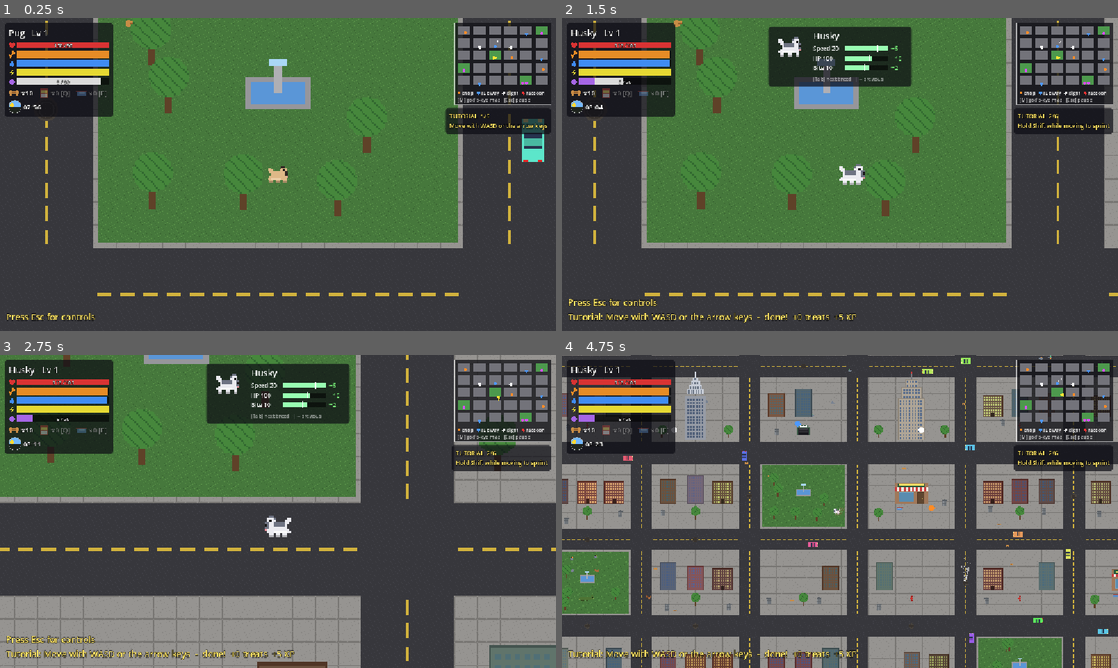
Above: before the commit, frames 1-4 (two rows, left to right).
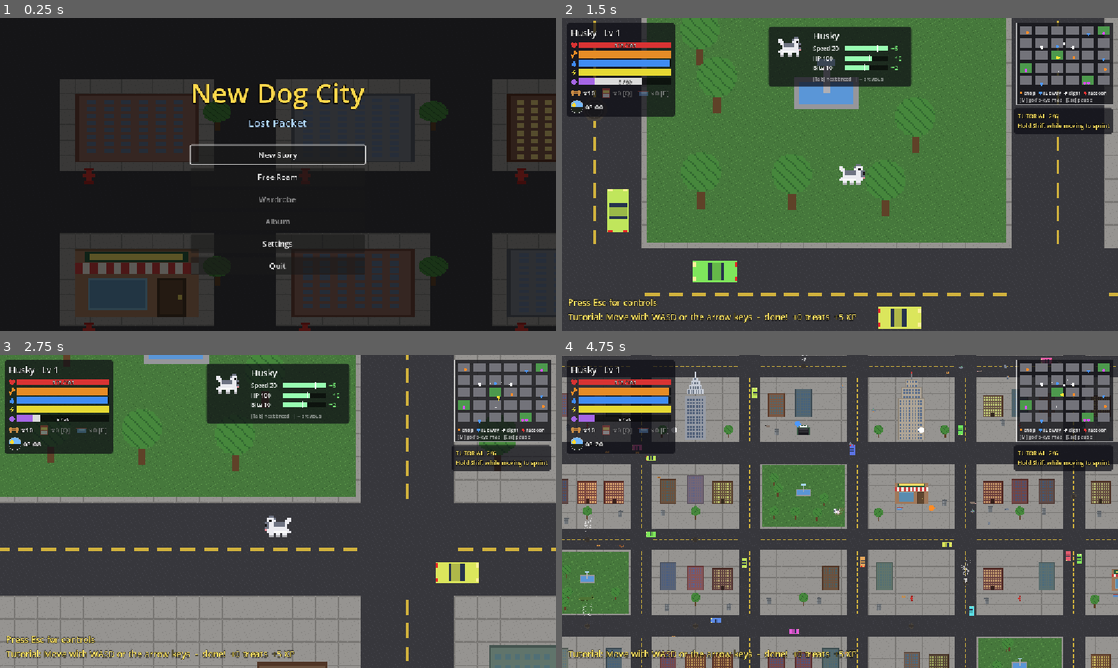
Above: after the commit, the same moments.

Repository: Damon1o/new-dog-city
Game: Godot game, scene res://scenes/Home.tscn
Same seed, same stepped clock (60 frames per second), same inputs: the game is played once before the commit and once after it. Before the commit the project starts from res://scenes/Main.tscn.
Inputs (mouse positions are in pixels of both pictures, inside the frame that each line leads up to):
- Up to frame 1 (0.25 s): no input
- Up to frame 2 (1.5 s): click (840, 177) at 0.5 s, where only the run after the commit has a clickable "Free Roam"; tap Enter at 1.25 s; move the mouse to (962, 158) at 1.27 s; hold D from 1.28 s (still down); tap Tab at 1.35 s; click (962, 158) at 1.42 s
- Up to frame 3 (2.75 s): tap Space at 1.52, 2.27 s; move the mouse to (166, 527) at 2.02 s; release D at 2.03 s; hold S from 2.03 s (still down); tap Q at 2.1 s; click (166, 527) at 2.17 s
- Up to frame 4 (4.75 s): move the mouse to (895, 442) at 2.77 s; release S at 2.78 s; hold D 2.78-3.53 s; tap E at 2.85 s; click (895, 442) at 2.92 s; move the mouse to (812, 574) at 3.52 s; hold W 3.53-4.28 s; tap F at 3.6 s; click (812, 574) at 3.67 s; tap Space at 3.77, 4.52 s; move the mouse to (1006, 558) at 4.27 s; hold A from 4.28 s (still down); tap M at 4.35 s; click (1006, 558) at 4.42 s

The runs differ from the first frame. In frame 1, 84% of the frame differs, in the area x 0-100%, y 0-100%; in frame 2, 1.5%; in frame 3, 0.5%; in frame 4, 0.9%.

Commit message:
M5-10: home screen (Continue / New Story / Free Roam / Wardrobe / Album / Settings / Quit)
New launch scene scenes/Home.tscn + scripts/ui/home.gd. Continue only when the
save has a dog section; New Story over a save confirms in-UI, then wipes all but
the ui section. Settings: bus volumes + reduce motion + controls, written to the
save's ui section. Wardrobe / Album dimmed with a coming-soon toast. Quit hidden
on web. Free Roam lock (ch1_clue) left open until Story lands.

Co-Authored-By: Claude Opus 5.5 <noreply@anthropic.com>

Diff:
--- a/project.godot
+++ b/project.godot
@@ -11,7 +11,7 @@
 [application]
 
 config/name="New Dog City"
-run/main_scene="res://scenes/Main.tscn"
+run/main_scene="res://scenes/Home.tscn"
 config/features=PackedStringArray("4.7")
 
 [display]
--- /dev/null
+++ b/scenes/Home.tscn
@@ -0,0 +1,11 @@
+[gd_scene load_steps=2 format=3]
+
+[ext_resource type="Script" path="res://scripts/ui/home.gd" id="1_home"]
+
+[node name="Home" type="Control"]
+anchors_preset = 15
+anchor_right = 1.0
+anchor_bottom = 1.0
+grow_horizontal = 2
+grow_vertical = 2
+script = ExtResource("1_home")
--- /dev/null
+++ b/scripts/ui/home.gd
@@ -0,0 +1,222 @@
+extends Control
+## Home screen (spec 11 "Home"): the launch scene. Continue / New Story / Free Roam /
+## Wardrobe / Album / Settings / Quit over a slowly panning NYC street.
+
+const GAME_SCENE := "res://scenes/Main.tscn"
+const Save := preload("res://scripts/systems/save.gd")
+const TILE := 64.0
+const STEP := Vector2(7, 5) * TILE  # one block + one road, same rhythm as the city
+## Keep in sync with the pause panel in scripts/ui/hud.gd.
+const CONTROLS := "WASD / arrows   move\nShift   sprint\nSpace / left click   attack\nF   doors, stairs, burrow\nQ / E   eat Purina / drink water\nTab   change breed\nM   god's-eye map\n1-4   shop and subway choices\nEsc   pause"
+
+var save_path := "user://save.cfg"  # var so the smoke test can point it elsewhere
+var tex := {}
+var pan := 0.0
+var bg: Control
+var menu: VBoxContainer
+var continue_btn: Button
+var confirm_panel: PanelContainer
+var settings_panel: PanelContainer
+var toasts: VBoxContainer
+var vols := {}  # bus name -> HSlider
+var reduce_motion: CheckBox
+
+## A save counts once it has a dog: restart() leaves a "ui"-only file (volumes), which is no save.
+static func has_save(path: String) -> bool:
+	var cfg := ConfigFile.new()
+	return cfg.load(path) == OK and cfg.has_section("dog")
+
+func _ready() -> void:
+	set_anchors_and_offsets_preset(Control.PRESET_FULL_RECT)
+	for n in ["road", "sidewalk", "building_a", "building_b", "building_c", "bodega", "tree", "hydrant"]:
+		tex[n] = load("res://assets/%s.png" % n)
+	bg = Control.new()
+	bg.mouse_filter = Control.MOUSE_FILTER_IGNORE
+	bg.draw.connect(draw_street)
+	add_child(bg)
+	bg.set_anchors_and_offsets_preset(Control.PRESET_FULL_RECT)
+	var shade := ColorRect.new()
+	shade.color = Color(0, 0, 0, 0.62)
+	shade.mouse_filter = Control.MOUSE_FILTER_IGNORE
+	add_child(shade)
+	shade.set_anchors_and_offsets_preset(Control.PRESET_FULL_RECT)
+
+	var center := CenterContainer.new()
+	add_child(center)
+	center.set_anchors_and_offsets_preset(Control.PRESET_FULL_RECT)
+	menu = VBoxContainer.new()
+	menu.add_theme_constant_override("separation", 8)
+	center.add_child(menu)
+	label(menu, 56, Color(1, 0.85, 0.3)).text = "New Dog City"
+	label(menu, 22, Color(0.7, 0.85, 1)).text = "Lost Packet"
+	var gap := Control.new()
+	gap.custom_minimum_size.y = 16
+	menu.add_child(gap)
+	continue_btn = button("Continue", start_game)
+	button("New Story", new_story)
+	# ponytail: spec open question 4 locks Free Roam until Story flag ch1_clue; Story (M5-1) isn't in yet, so it's always open.
+	button("Free Roam", start_game)
+	for b in [button("Wardrobe", soon.bind("Wardrobe")), button("Album", soon.bind("Album"))]:  # M4-11, M5-5
+		b.modulate.a = 0.55  # not built yet: dimmed, press shows a "coming soon" toast
+	button("Settings", open_settings)
+	button("Quit", get_tree().quit).visible = not OS.has_feature("web")
+
+	confirm_panel = panel()
+	var cv := VBoxContainer.new()
+	cv.add_theme_constant_override("separation", 8)
+	confirm_panel.add_child(cv)
+	label(cv, 20, Color(1, 0.5, 0.4)).text = "Start a new story?"
+	label(cv, 14).text = "This overwrites your saved dog.\nVolume settings are kept."
+	button("Overwrite and start", wipe_and_start, cv)
+	button("Back", show_menu, cv)
+	center.add_child(confirm_panel)
+
+	settings_panel = panel()
+	var sv := VBoxContainer.new()
+	sv.add_theme_constant_override("separation", 6)
+	settings_panel.add_child(sv)
+	label(sv, 24).text = "SETTINGS"
+	var cfg := ConfigFile.new()
+	cfg.load(save_path)
+	for bus in ["Master", "Music", "SFX", "Ambience"]:
+		label(sv, 14).text = "Volume" if bus == "Master" else bus
+		var sl := HSlider.new()
+		sl.max_value = 1.0
+		sl.step = 0.05
+		sl.custom_minimum_size.x = 260
+		sl.value_changed.connect(func(v: float): Sound.set_volume(bus, v))
+		sl.value = cfg.get_value("ui", "volume" if bus == "Master" else Save.VOLS[bus], 1.0)
+		Sound.set_volume(bus, sl.value)
+		sv.add_child(sl)
+		vols[bus] = sl
+	reduce_motion = CheckBox.new()
+	reduce_motion.text = "Reduce motion"
+	reduce_motion.button_pressed = cfg.get_value("ui", "reduce_motion", false)
+	sv.add_child(reduce_motion)
+	label(sv, 16, Color(1, 0.9, 0.4)).text = "Controls"
+	label(sv, 13).text = CONTROLS
+	button("Back", save_settings, sv)
+	center.add_child(settings_panel)
+
+	toasts = VBoxContainer.new()
+	toasts.alignment = BoxContainer.ALIGNMENT_END
+	toasts.mouse_filter = Control.MOUSE_FILTER_IGNORE
+	add_child(toasts)
+	toasts.set_anchors_and_offsets_preset(Control.PRESET_BOTTOM_LEFT)
+	toasts.offset_left = 16
+	toasts.offset_top = -120
+	toasts.offset_bottom = -16
+	show_menu()
+
+func _process(delta: float) -> void:
+	if not reduce_motion.button_pressed:
+		pan += delta * 18.0
+		bg.queue_redraw()
+
+func _unhandled_input(e: InputEvent) -> void:
+	if e.is_action_pressed("ui_cancel") and not menu.visible:
+		if settings_panel.visible:
+			save_settings()
+		else:
+			show_menu()
+		get_viewport().set_input_as_handled()
+
+## Street tiles: sidewalk everywhere, a road every block, a few buildings, drifting diagonally.
+func draw_street() -> void:
+	var off := Vector2(fmod(pan, STEP.x), fmod(pan * 0.6, STEP.y))
+	var sz := bg.size + STEP * 2
+	bg.draw_texture_rect(tex.sidewalk, Rect2(-off, sz), true)
+	var builds := ["building_a", "building_b", "building_c", "bodega"]
+	var cols := int(sz.x / STEP.x) + 1
+	var rows := int(sz.y / STEP.y) + 1
+	for i in cols:
+		bg.draw_texture_rect(tex.road, Rect2(Vector2(i * STEP.x, 0) - off, Vector2(TILE * 2, sz.y)), true)
+	for j in rows:
+		bg.draw_texture_rect(tex.road, Rect2(Vector2(0, j * STEP.y) - off, Vector2(sz.x, TILE * 2)), true)
+	for i in cols:
+		for j in rows:
+			var o := Vector2(i * STEP.x + TILE * 2.5, j * STEP.y + TILE * 2.5) - off
+			var t: Texture2D = tex[builds[(i + j * 3) % builds.size()]]
+			bg.draw_texture_rect(t, Rect2(o, Vector2(TILE * 4, TILE * 2.2)), false)
+			bg.draw_texture_rect(tex.tree, Rect2(o + Vector2(TILE * 4.1, TILE * 0.2), Vector2(TILE, TILE)), false)
+			bg.draw_texture_rect(tex.hydrant, Rect2(o + Vector2(TILE * 0.2, TILE * 2.4), Vector2(TILE, TILE) * 0.5), false)
+
+func show_menu() -> void:
+	continue_btn.visible = has_save(save_path)
+	menu.visible = true
+	confirm_panel.visible = false
+	settings_panel.visible = false
+	(continue_btn if continue_btn.visible else menu.get_child(4)).grab_focus.call_deferred()
+
+func start_game() -> void:
+	get_tree().change_scene_to_file(GAME_SCENE)
+
+## Over an existing save, New Story asks first (in-UI, not a dialog).
+func new_story() -> void:
+	if not has_save(save_path):
+		start_game()
+		return
+	menu.visible = false
+	confirm_panel.visible = true
+
+## Same wipe as game.restart(): drop the dog, quests and world; keep the ui section.
+func wipe_and_start() -> void:
+	var cfg := ConfigFile.new()
+	if cfg.load(save_path) == OK:
+		for s in cfg.get_sections():
+			if s != "ui":
+				cfg.erase_section(s)
+		cfg.save(save_path)
+	start_game()
+
+func open_settings() -> void:
+	menu.visible = false
+	settings_panel.visible = true
+	vols.Master.grab_focus.call_deferred()
+
+## Writes only the ui section, so it never turns a missing save into a "save".
+func save_settings() -> void:
+	var cfg := ConfigFile.new()
+	cfg.load(save_path)
+	for bus in vols:
+		cfg.set_value("ui", "volume" if bus == "Master" else Save.VOLS[bus], vols[bus].value)
+	cfg.set_value("ui", "reduce_motion", reduce_motion.button_pressed)
+	cfg.save(save_path)
+	show_menu()
+
+func soon(what: String) -> void:
+	if toasts.get_child_count() >= 3:
+		toasts.get_child(0).free()
+	var l := label(toasts, 18, Color(1, 0.9, 0.4))
+	l.text = what + ": coming soon"
+	var tw := l.create_tween()
+	tw.tween_interval(2.5)
+	tw.tween_property(l, "modulate:a", 0.0, 0.5)
+	tw.tween_callback(l.queue_free)
+
+func label(parent: Node, font_size: int, color := Color.WHITE) -> Label:
+	var l := Label.new()
+	l.horizontal_alignment = HORIZONTAL_ALIGNMENT_CENTER
+	l.add_theme_font_size_override("font_size", font_size)
+	l.add_theme_color_override("font_color", color)
+	l.add_theme_color_override("font_outline_color", Color.BLACK)
+	l.add_theme_constant_override("outline_size", 6)
+	parent.add_child(l)
+	return l
+
+func button(text: String, on_press: Callable, parent: Node = null) -> Button:
+	var b := Button.new()
+	b.text = text
+	b.custom_minimum_size = Vector2(260, 38)
+	b.pressed.connect(on_press)
+	(parent if parent else menu).add_child(b)
+	return b
+
+func panel() -> PanelContainer:
+	var p := PanelContainer.new()
+	var sb := StyleBoxFlat.new()
+	sb.bg_color = Color(0.05, 0.05, 0.08, 0.94)
+	sb.set_corner_radius_all(6)
+	sb.set_content_margin_all(14)
+	p.add_theme_stylebox_override("panel", sb)
+	return p
--- a/tests/smoke.gd
+++ b/tests/smoke.gd
@@ -9,6 +9,31 @@
 func _initialize() -> void:
 	const SAVE := "user://smoke.cfg"  # throwaway save, the real one is never touched
 	DirAccess.remove_absolute(SAVE)
+
+	# home screen: Continue hidden with no save (or a ui-only file); shown once a dog is saved;
+	# New Story over a save asks first; settings never turn "no save" into a save
+	assert(ProjectSettings.get_setting("application/run/main_scene") == "res://scenes/Home.tscn", "launch on the home screen")
+	var home: Control = load("res://scenes/Home.tscn").instantiate()
+	home.save_path = SAVE
+	root.add_child(home)
+	await frames(1)
+	assert(not home.continue_btn.visible, "no save: Continue hidden")
+	home.open_settings()
+	home.vols.Music.value = 0.5
+	home.save_settings()
+	assert(not home.continue_btn.visible and home.menu.visible, "ui-only file is no save")
+	var dog := ConfigFile.new()
+	dog.load(SAVE)
+	dog.set_value("dog", "level", 3)
+	dog.save(SAVE)
+	home.show_menu()
+	assert(home.continue_btn.visible, "save: Continue shown")
+	home.new_story()
+	assert(home.confirm_panel.visible and not home.menu.visible, "New Story over a save confirms")
+	home.show_menu()
+	home.free()
+	DirAccess.remove_absolute(SAVE)
+
 	var game: Node2D = load("res://scenes/Main.tscn").instantiate()
 	game.save_path = SAVE
 	root.add_child(game)
Not shown, added: scripts/ui/home.gd.uid
